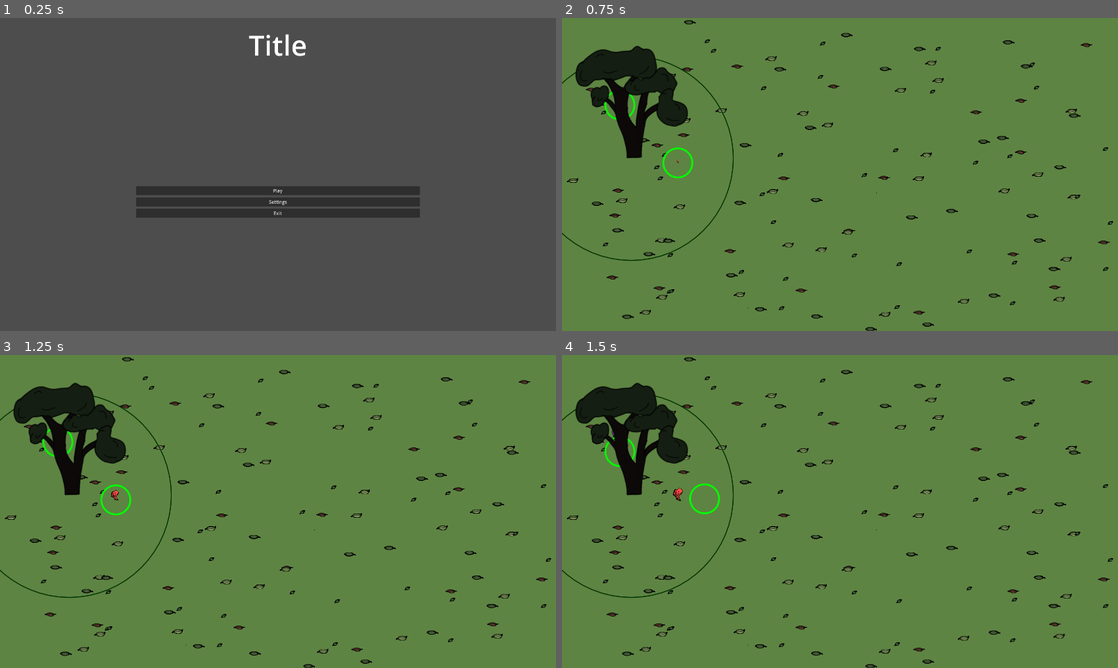
Above: before the commit, frames 1-4 (two rows, left to right).
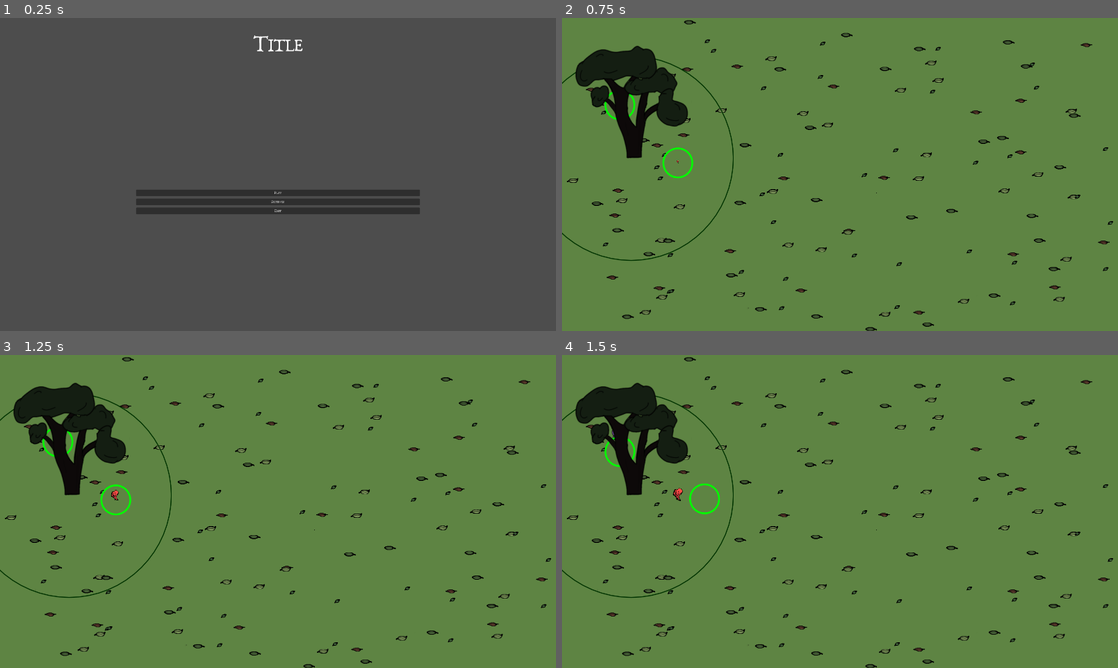
Above: after the commit, the same moments.

Repository: carcinizer/slavic-2025
Game: Godot game, scene res://scenes/main_menu.tscn
The game is run twice, just before and just after one commit, with the same random seed, the same clock (stepped at 60 frames per second) and the same inputs.
Inputs:
- Up to frame 1 (0.25 s): no input
- Up to frame 2 (0.75 s): click "Play" at 0.5 s
- Up to frame 3 (1.25 s): no input
- Up to frame 4 (1.5 s): tap Enter at 1.25 s; hold Right (right1) from 1.28 s (still down); tap S (down2) at 1.35 s

The runs differ from the first frame. In frame 1, 2.1% of the frame differs, in the area x 24-76%, y 5-64%; in frame 2, nothing differs; in frame 3, nothing differs; in frame 4, nothing differs.

Commit message:
Font, UI Theme

Diff:
--- /dev/null
+++ b/graphics/ui_theme.tres
@@ -0,0 +1,14 @@
+[gd_resource type="Theme" load_steps=3 format=3 uid="uid://dyjxrr15wdax8"]
+
+[ext_resource type="Texture2D" uid="uid://dlo5r5suy145n" path="res://graphics/ui.png" id="1_touxu"]
+
+[sub_resource type="StyleBoxTexture" id="StyleBoxTexture_2pn01"]
+texture = ExtResource("1_touxu")
+texture_margin_left = 20.0
+texture_margin_top = 20.0
+texture_margin_right = 20.0
+texture_margin_bottom = 20.0
+region_rect = Rect2(0, 0, 128, 128)
+
+[resource]
+Button/styles/normal = SubResource("StyleBoxTexture_2pn01")
--- a/project.godot
+++ b/project.godot
@@ -25,6 +25,10 @@
 window/size/viewport_width=1920
 window/size/viewport_height=1080
 window/stretch/mode="viewport"
+
+[gui]
+
+theme/custom_font="uid://dppfu270q81x4"
 
 [input]
 
Binary file added: graphics/OldCupboard.otf
Not shown, added: graphics/OldCupboard.otf.import
Binary file added: graphics/ui.png
Not shown, added: graphics/ui.png.import
